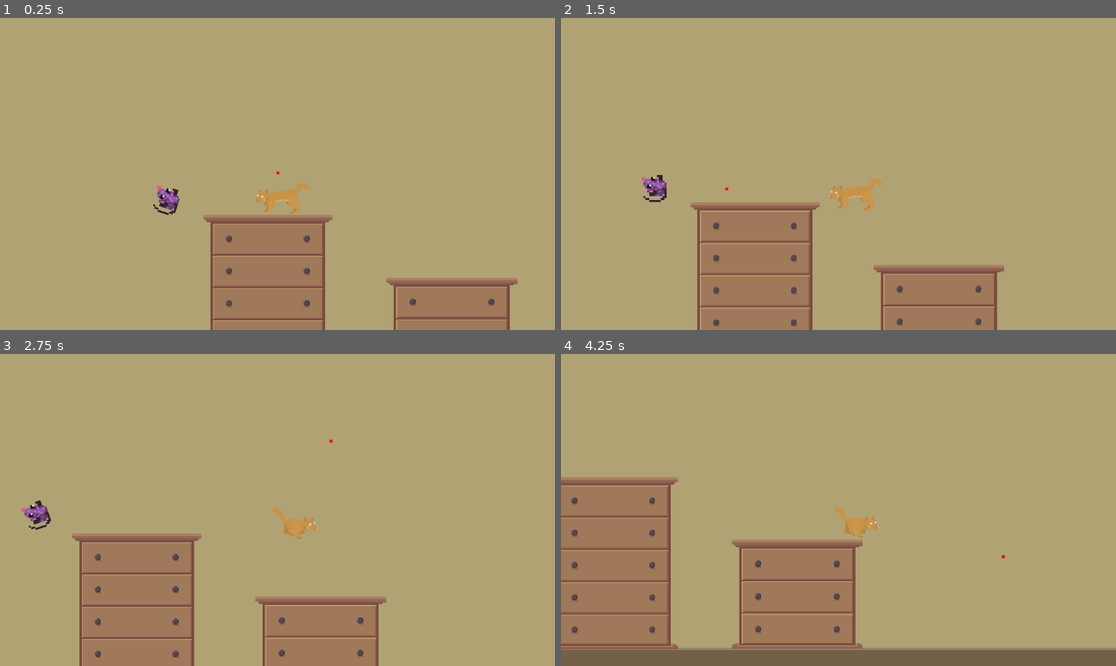
Above: before the commit, frames 1-4 (two rows, left to right).
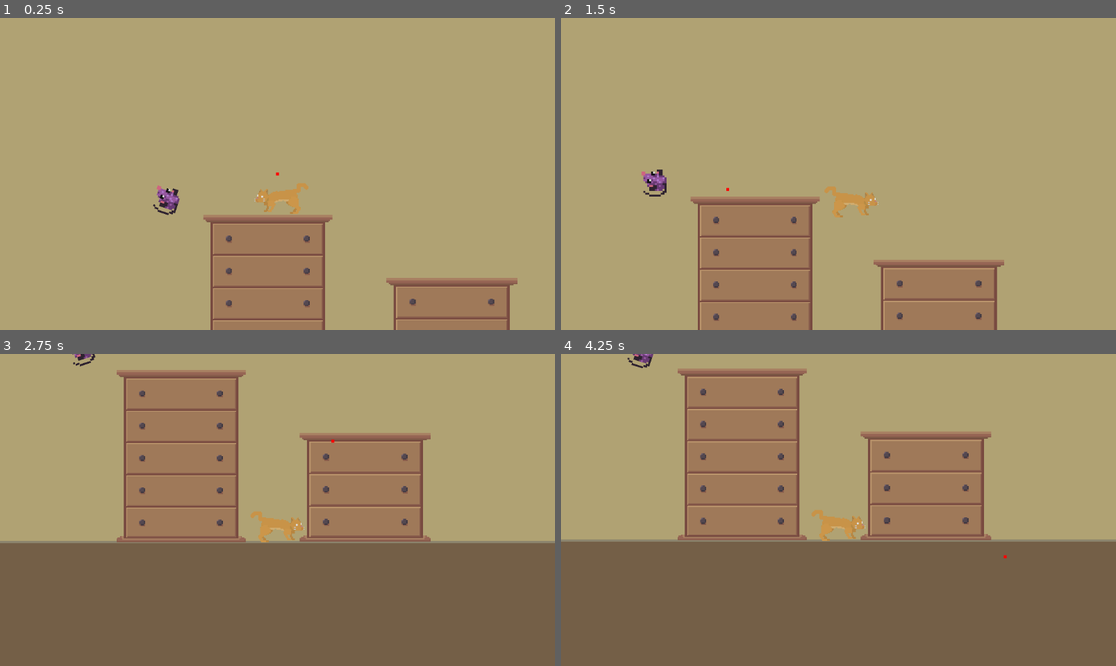
Above: after the commit, the same moments.

Repository: arrowira/RedDotJam
Game: Godot game, scene res://main.tscn
Same seed, same stepped clock (60 frames per second), same inputs: the game is played once before the commit and once after it.
Inputs (mouse positions are in pixels of both pictures, inside the frame that each line leads up to):
- Up to frame 1 (0.25 s): no input
- Up to frame 2 (1.5 s): move the mouse to (960, 158) at 0.52 s; move the mouse to (727, 189) at 1.27 s
- Up to frame 3 (2.75 s): move the mouse to (333, 441) at 2.02 s
- Up to frame 4 (4.25 s): move the mouse to (810, 572) at 2.77 s; move the mouse to (1005, 556) at 3.52 s

The runs differ from the first frame. In frame 1, less than 0.1% of the frame differs, in the area x 49-51%, y 49-51%; in frame 2, 4.8%; in frame 3, 58%, in the area x 0-100%, y 0-100%; in frame 4, 56%.

Commit message:
hitbox changes

Diff:
--- a/reddotproject/cat/cat.tscn
+++ b/reddotproject/cat/cat.tscn
@@ -4,7 +4,7 @@
 [ext_resource type="Texture2D" uid="uid://dbtoqjtdtm24r" path="res://cat/cat_walk.png" id="2_3b48m"]
 
 [sub_resource type="RectangleShape2D" id="RectangleShape2D_cknl8"]
-size = Vector2(53, 36.5)
+size = Vector2(35, 25)
 
 [sub_resource type="Animation" id="Animation_qbfsd"]
 length = 0.001
@@ -52,7 +52,7 @@
 friction = 0.005
 
 [node name="CollisionShape2D" type="CollisionShape2D" parent="."]
-position = Vector2(1, 13)
+position = Vector2(0.5, 19.5)
 shape = SubResource("RectangleShape2D_cknl8")
 
 [node name="Camera2D" type="Camera2D" parent="."]
--- a/reddotproject/main.tscn
+++ b/reddotproject/main.tscn
@@ -120,8 +120,6 @@
 
 [node name="sceneTransition" parent="." instance=ExtResource("1_f7rki")]
 
-[node name="redDot" parent="." instance=ExtResource("1_5fw3v")]
-
 [node name="Cat" parent="." instance=ExtResource("2_6v5ln")]
 position = Vector2(5, -3)
 
@@ -137,3 +135,5 @@
 
 [node name="Background" parent="." instance=ExtResource("8_qemu7")]
 position = Vector2(148, 352)
+
+[node name="redDot" parent="." instance=ExtResource("1_5fw3v")]
--- a/reddotproject/objects/wardrobe/wardrobe_large.tscn
+++ b/reddotproject/objects/wardrobe/wardrobe_large.tscn
@@ -3,13 +3,13 @@
 [ext_resource type="Texture2D" uid="uid://b6io013dqadq6" path="res://objects/wardrobe/wardrobe_1.png" id="1_08gy2"]
 
 [sub_resource type="RectangleShape2D" id="RectangleShape2D_e7gpe"]
-size = Vector2(1081, 1420)
+size = Vector2(948, 1424)
 
 [node name="wardrobeLarge" type="StaticBody2D"]
 scale = Vector2(0.25, 0.25)
 
 [node name="CollisionShape2D" type="CollisionShape2D" parent="."]
-position = Vector2(-0.5, -6)
+position = Vector2(-2, 0)
 shape = SubResource("RectangleShape2D_e7gpe")
 
 [node name="Sprite2D" type="Sprite2D" parent="."]
--- a/reddotproject/objects/wardrobe/wardrobe_small.tscn
+++ b/reddotproject/objects/wardrobe/wardrobe_small.tscn
@@ -3,7 +3,7 @@
 [ext_resource type="Texture2D" uid="uid://bma1lt3cm78fj" path="res://objects/wardrobe/wardrobe_mini.png" id="1_qhvgl"]
 
 [sub_resource type="RectangleShape2D" id="RectangleShape2D_g3jrm"]
-size = Vector2(1077, 901)
+size = Vector2(960, 901)
 
 [node name="wardrobe_small" type="StaticBody2D"]
 scale = Vector2(0.25, 0.25)
